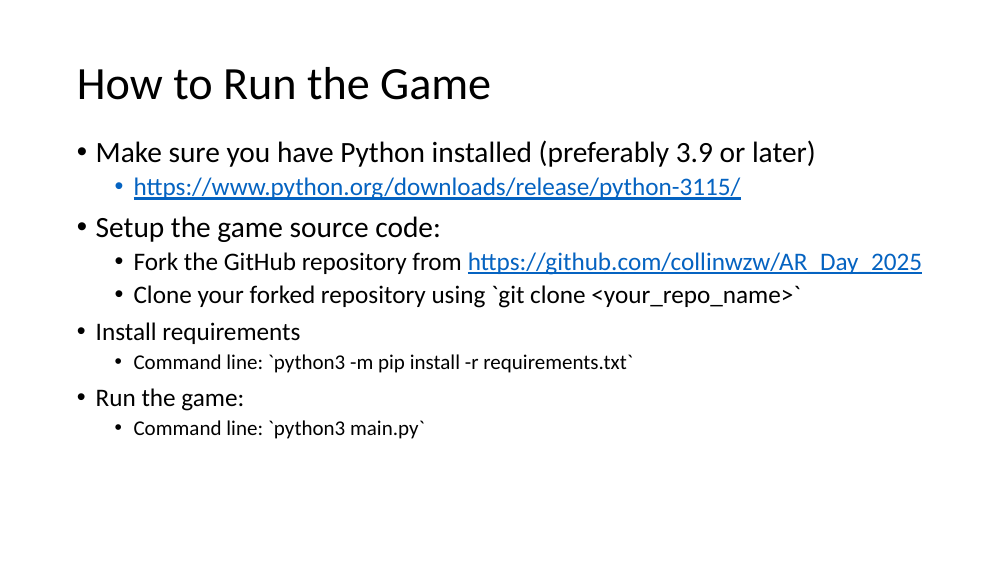
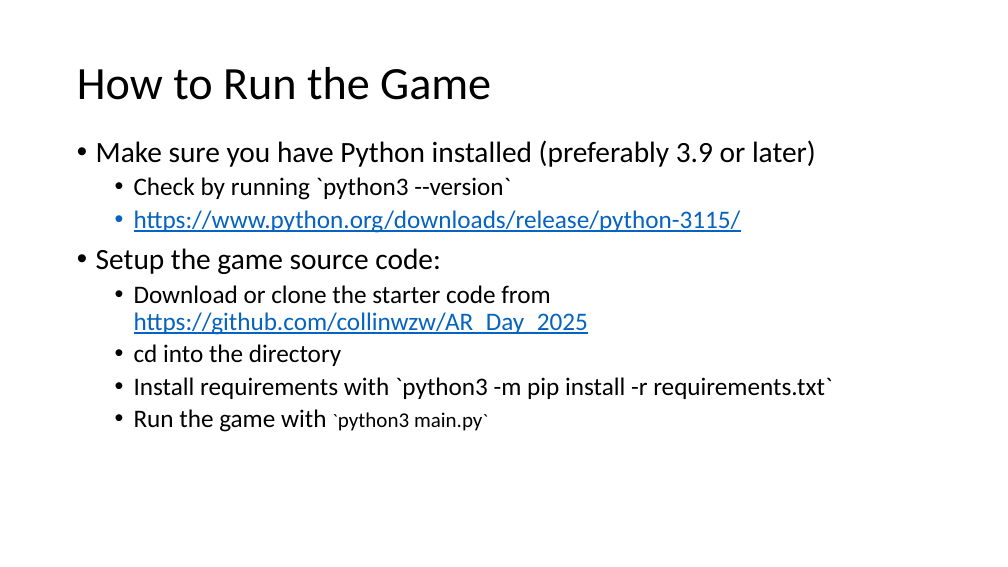
Before and after one commit to RidaHurrani/Amazon2025, a slide deck: slide 10 of slideshow/WLU_AR_Day_Activity_Instructions.pptx (slide 9 before the commit). Drawn at 1008x567 pixels with LibreOffice and Linux fonts; fonts in the diff are those of the drawing. Boxes give left, top, right and bottom in pixels: in the first picture for what was removed or moved away, otherwise in the second. Text is boxed around its words. In the diff, an @@ line names an element or a change of style, - is before the commit and + after.

```diff
--- a/slideshow/WLU_AR_Day_Activity_Instructions.pptx
+++ b/slideshow/WLU_AR_Day_Activity_Instructions.pptx
@@ text at bbox=[134, 177, 511, 200]: paragraph added @@
+  • Check by running `python3 --version`
@@ text at bbox=[134, 285, 832, 432]: text changed @@
-  • Fork the GitHub repository from https://github.com/collinwzw/AR_Day_2025
-  • Clone your forked repository using `git clone <your_repo_name>`
-• Install requirements
-  • Command line: `python3 -m pip install -r requirements.txt`
-• Run the game:
-  • Command line: `python3 main.py`
+  • Download or clone the starter code from https://github.com/collinwzw/AR_Day_2025
+  • cd into the directory
+  • Install requirements with `python3 -m pip install -r requirements.txt`
+  • Run the game with `python3 main.py`
```
Also in this commit, not shown: 4 other slides changed, 1 other file.
